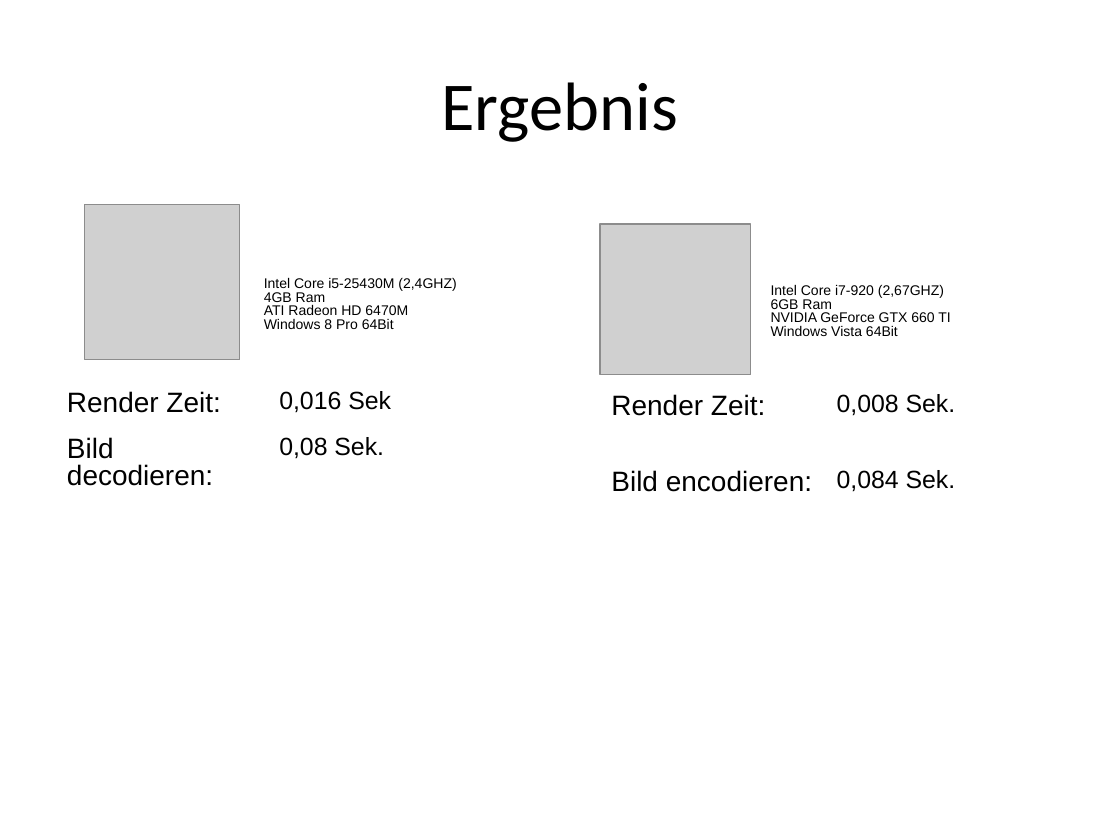
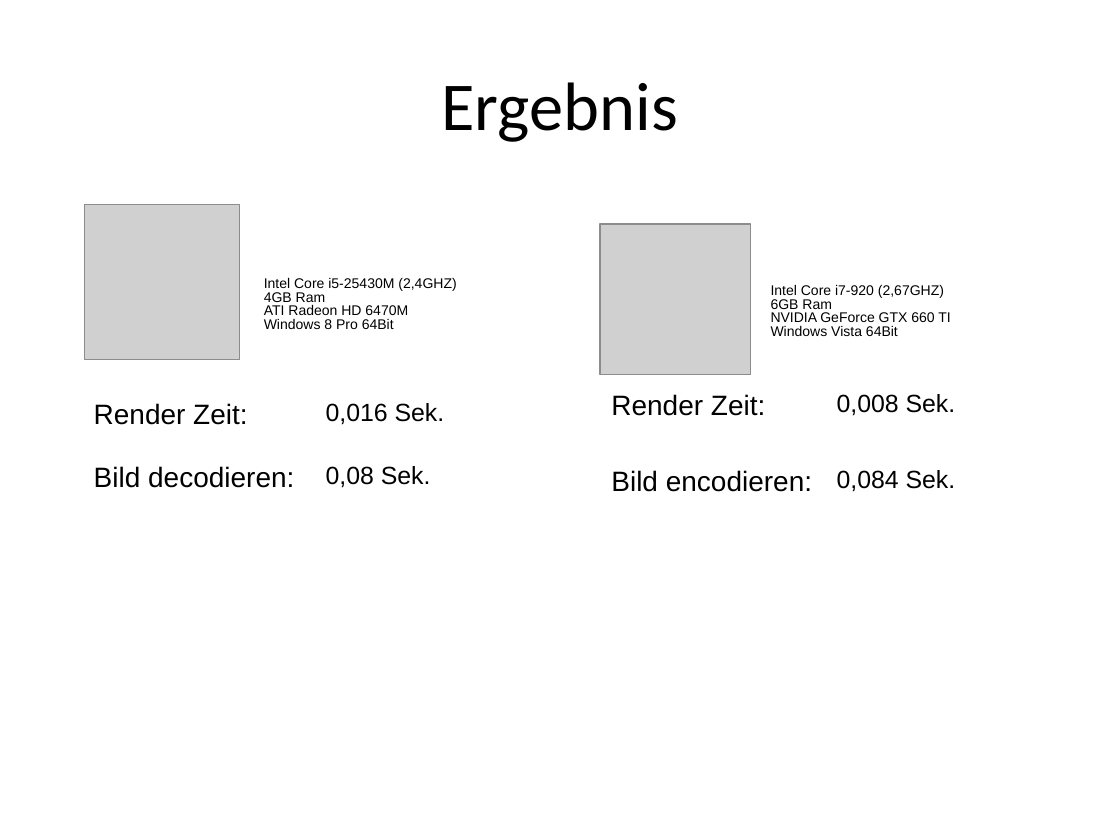
Before and after one commit to koRemoteRE/KoReRE, a slide deck: slide 47 of Präsentation2_Final.pptx. Drawn at 1120x840 pixels with LibreOffice and Linux fonts; fonts in the diff are those of the drawing; grey boxes stand for pictures. Boxes give left, top, right and bottom in pixels: in the first picture for what was removed or moved away, otherwise in the second. Text is boxed around its words. In the diff, an @@ line names an element or a change of style, - is before the commit and + after.

```diff
--- a/Präsentation2_Final.pptx
+++ b/Präsentation2_Final.pptx
@@ table at (84, 392, 578, 534) @@
-row 1, column 2: 0,016 Sek
+row 1, column 2: 0,016 Sek.
@@ table: place and size @@
-table at (57, 381, 510, 502)
+table at (84, 392, 578, 534)
```
Also in this commit, not shown: 1 other slide changed.
